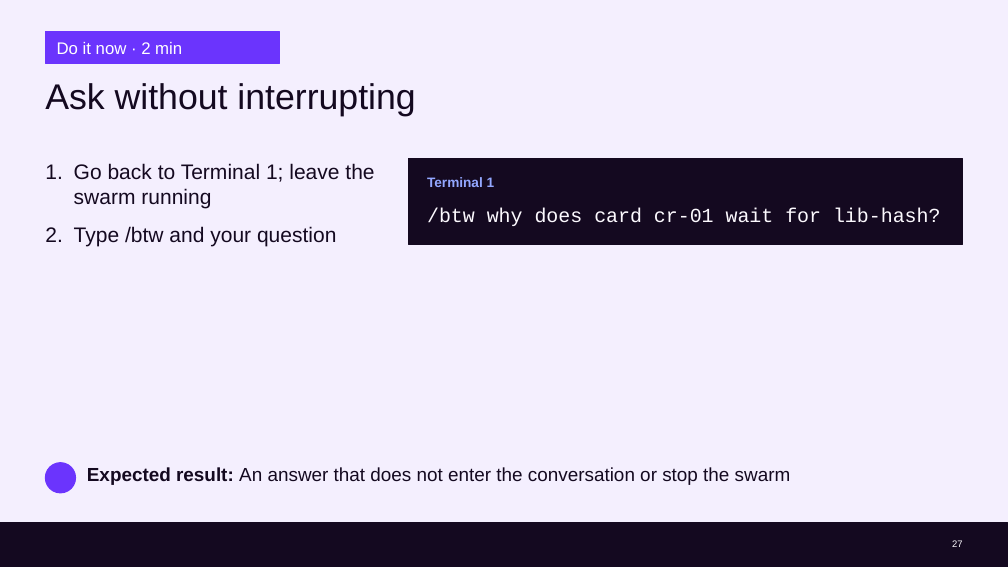
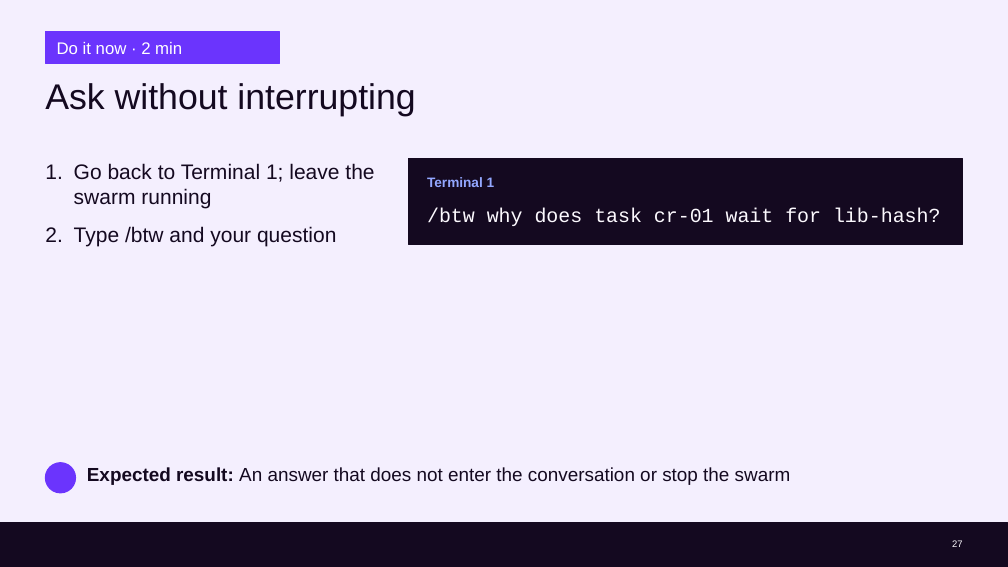
Before and after one commit to cx-guilherme-pinto/workshop-claude, a slide deck: slide 27 of slides/workshop.en.pptx. Drawn at 1008x567 pixels with LibreOffice and Linux fonts; fonts in the diff are those of the drawing; background and template pictures are left out. Boxes give left, top, right and bottom in pixels: in the first picture for what was removed or moved away, otherwise in the second. Text is boxed around its words. In the diff, an @@ line names an element or a change of style, - is before the commit and + after.

```diff
--- a/slides/workshop.en.pptx
+++ b/slides/workshop.en.pptx
@@ text at bbox=[427, 208, 940, 226]: text changed @@
-/btw why does card cr-01 wait for lib-hash?
+/btw why does task cr-01 wait for lib-hash?
```
Also in this commit, not shown: 11 other slides changed, 9 other files.
